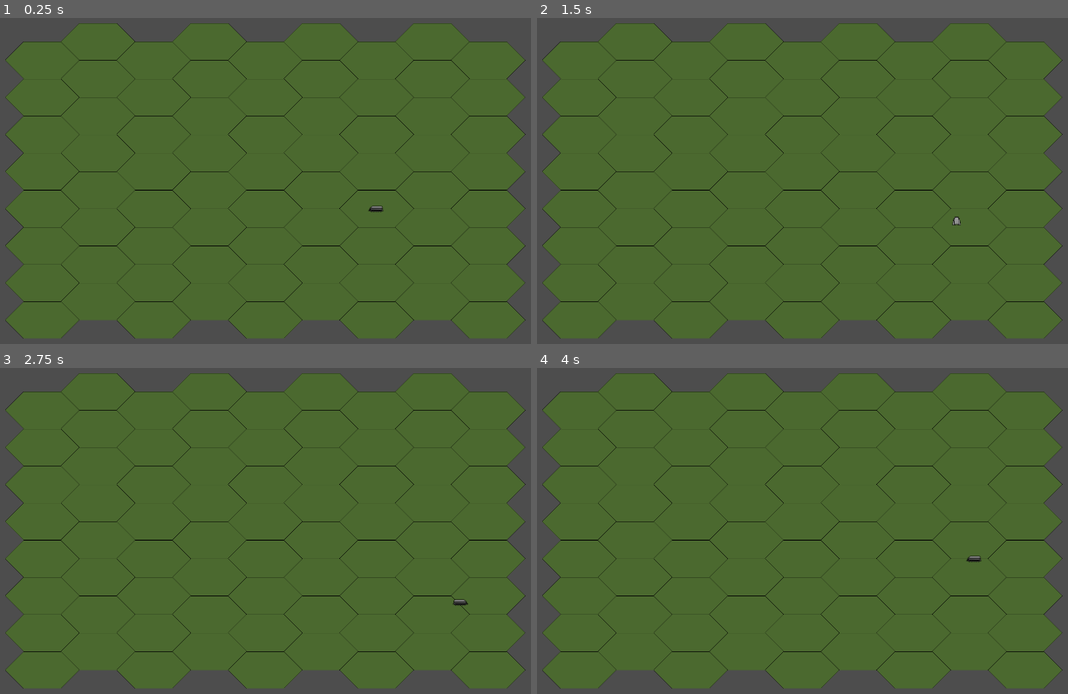
Above: before the commit, frames 1-4 (two rows, left to right).
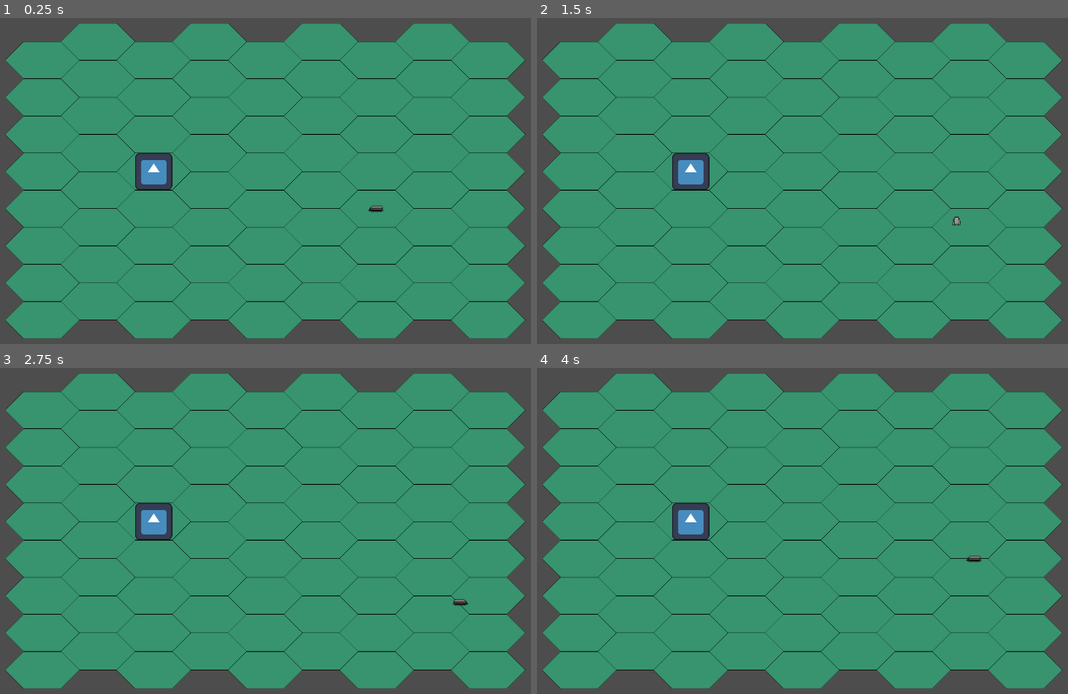
Above: after the commit, the same moments.

Repository: BobWizardLad/Tonk-Game
Game: Godot game, scene res://game.tscn
The game is run twice, just before and just after one commit, with the same random seed, the same clock (stepped at 60 frames per second) and the same inputs. The engine's default icon, where the game draws it, is replaced by a stand-in: a white triangle on a blue panel in a dark square.
Inputs:
- Up to frame 1 (0.25 s): no input
- Up to frame 2 (1.5 s): tap Enter at 0.5 s; hold Right (ui_right) 0.53-1.28 s; tap Space at 1.25 s; hold Down (ui_down) from 1.28 s (still down)
- Up to frame 3 (2.75 s): tap Enter at 2 s; release Down (ui_down) at 2.03 s; hold Right (ui_right) from 2.03 s (still down)
- Up to frame 4 (4 s): tap Space at 2.75 s; release Right (ui_right) at 2.78 s; hold Up (ui_up) 2.78-3.53 s; tap Enter at 3.5 s; hold Left (ui_left) from 3.53 s (still down)

The runs differ from the first frame. In frame 1, 86% of the frame differs, in the area x 0-99%, y 1-99%; in frame 2, 86%; in frame 3, 86%; in frame 4, 86%.

Commit message:
Warning Random Tile
I will telegraph tiles dissapearing with a sprite that is called into the scene onto the hex about to be destroyed.

Diff:
--- a/game.tscn
+++ b/game.tscn
@@ -1,16 +1,19 @@
-[gd_scene load_steps=5 format=3 uid="uid://dm4j0qfcuf2f2"]
+[gd_scene load_steps=6 format=3 uid="uid://dm4j0qfcuf2f2"]
 
 [ext_resource type="Script" path="res://level_handler.gd" id="1_5lpea"]
+[ext_resource type="Texture2D" uid="uid://cc8qikd8bstw1" path="res://icon.svg" id="2_iirjq"]
 [ext_resource type="PackedScene" uid="uid://d4bm6juvquocy" path="res://level01.tscn" id="2_v7gdj"]
 [ext_resource type="Script" path="res://player.gd" id="2_yq7k0"]
 [ext_resource type="Texture2D" uid="uid://bt152i7iwfn51" path="res://arcar_left.png" id="3_tgm3p"]
 
 [node name="Game" type="Node2D"]
 
-[node name="LevelHandler" type="Node2D" parent="."]
+[node name="LevelHandler" type="Node2D" parent="." node_paths=PackedStringArray("current_map")]
 script = ExtResource("1_5lpea")
+current_map = NodePath("TileMapLayer")
+warning_texture = ExtResource("2_iirjq")
 
-[node name="TileMapLayer" parent="." instance=ExtResource("2_v7gdj")]
+[node name="TileMapLayer" parent="LevelHandler" instance=ExtResource("2_v7gdj")]
 
 [node name="Player" type="CharacterBody2D" parent="."]
 position = Vector2(319, 128)
--- a/level01.tscn
+++ b/level01.tscn
@@ -2,17 +2,20 @@
 
 [ext_resource type="Texture2D" uid="uid://c6wyb2cyw363l" path="res://Hex.png" id="1_4eg7r"]
 
-[sub_resource type="TileSetAtlasSource" id="TileSetAtlasSource_uapot"]
+[sub_resource type="TileSetAtlasSource" id="TileSetAtlasSource_y81lo"]
 texture = ExtResource("1_4eg7r")
 texture_region_size = Vector2i(256, 128)
+0:0/animation_columns = 1
 0:0/0 = 0
+0:1/animation_columns = 1
+0:1/0 = 0
 
-[sub_resource type="TileSet" id="TileSet_kei74"]
+[sub_resource type="TileSet" id="TileSet_1tsmc"]
 tile_shape = 3
 tile_offset_axis = 1
 tile_size = Vector2i(256, 128)
-sources/1 = SubResource("TileSetAtlasSource_uapot")
+sources/1 = SubResource("TileSetAtlasSource_y81lo")
 
 [node name="TileMapLayer" type="TileMapLayer"]
 tile_map_data = PackedByteArray("AAD7//3/AQAAAAAAAAD7//7/AQAAAAAAAAD7////AQAAAAAAAAD7/wAAAQAAAAAAAAD7/wEAAQAAAAAAAAD7/w …(1072 unchanged characters)…
-tile_set = SubResource("TileSet_kei74")
+tile_set = SubResource("TileSet_1tsmc")
--- a/level_handler.gd
+++ b/level_handler.gd
@@ -1,11 +1,20 @@
 extends Node2D
 
 @export var current_map: TileMapLayer
+@export var warning_texture: CompressedTexture2D
 
 # Called when the node enters the scene tree for the first time.
 func _ready() -> void:
-	pass # Replace with function body.
+	fade_tile(current_map)
 
 # Called every frame. 'delta' is the elapsed time since the previous frame.
 func _process(delta: float) -> void:
 	pass
+
+# Function to make random tiles on the map fade to black
+func fade_tile(tileset: TileMapLayer):
+	var cell_coord = tileset.get_used_cells()[randi_range(0, tileset.get_used_cells().size()-1)]
+	var warn = Sprite2D.new()
+	warn.texture = warning_texture
+	warn.position = current_map.map_to_local(cell_coord)
+	add_child(warn)
Binary file added: Hex.aseprite
Binary file changed: Hex.png
